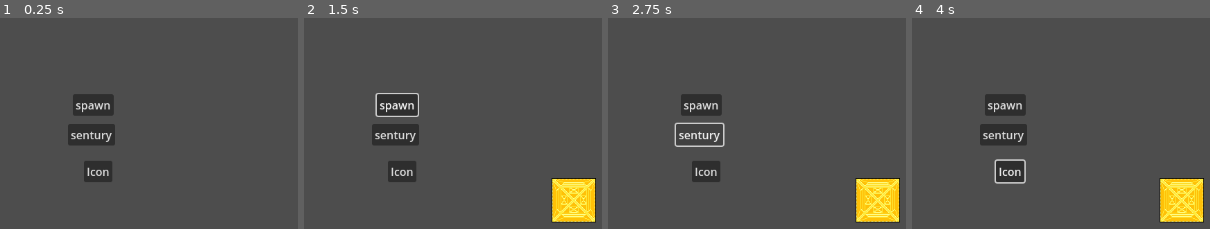
Above: before the commit, frames 1-4 (left to right).
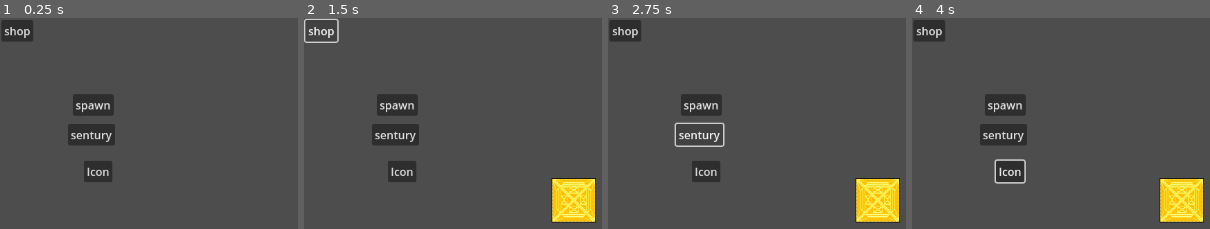
Above: after the commit, the same moments.

Repository: ender-titan1/GWJ-73
Game: Godot game, scene res://test.tscn
Same seed, same stepped clock (60 frames per second), same inputs: the game is played once before the commit and once after it. This scene is started directly instead of the project's main scene. The engine's default icon, where the game draws it, is replaced by a stand-in: a white triangle on a blue panel in a dark square.
Inputs (mouse positions are in pixels of both pictures, inside the frame that each line leads up to):
- Up to frame 1 (0.25 s): no input
- Up to frame 2 (1.5 s): click "spawn" at 0.5 s; click (321, 30) at 1.25 s, where only the run after the commit has a clickable "shop"
- Up to frame 3 (2.75 s): click "sentury" at 2 s
- Up to frame 4 (4 s): click "Icon" at 2.75 s; tap Enter at 3.5 s; move the mouse to (outside the picture) at 3.52 s; hold D (shift_right) from 3.53 s (still down)

The runs differ from the first frame. In frame 1, 1.0% of the frame differs, in the area x 0-12%, y 0-11%; in frame 2, 0.8%; in frame 3, 1.0%; in frame 4, 1.0%.

Commit message:
started game shop

Diff:
--- /dev/null
+++ b/scenes/game_shop.tscn
@@ -0,0 +1,34 @@
+[gd_scene format=3 uid="uid://de7xoedyb5jdo"]
+
+[node name="GameShop" type="Control"]
+layout_mode = 3
+anchors_preset = 15
+anchor_right = 1.0
+anchor_bottom = 1.0
+grow_horizontal = 2
+grow_vertical = 2
+
+[node name="VBoxContainer" type="VBoxContainer" parent="."]
+layout_mode = 1
+anchors_preset = 15
+anchor_right = 1.0
+anchor_bottom = 1.0
+grow_horizontal = 2
+grow_vertical = 2
+
+[node name="ColorRect" type="ColorRect" parent="VBoxContainer"]
+custom_minimum_size = Vector2(0, 40)
+layout_mode = 2
+color = Color(0.370364, 0.370364, 0.370364, 1)
+
+[node name="HBoxContainer" type="HBoxContainer" parent="VBoxContainer/ColorRect"]
+layout_mode = 1
+anchors_preset = 15
+anchor_right = 1.0
+anchor_bottom = 1.0
+grow_horizontal = 2
+grow_vertical = 2
+
+[node name="Button" type="Button" parent="VBoxContainer/ColorRect/HBoxContainer"]
+layout_mode = 2
+text = "shop"
--- a/test.tscn
+++ b/test.tscn
@@ -30,6 +30,14 @@
 offset_bottom = 237.0
 text = "Icon"
 
+[node name="Button4" type="Button" parent="."]
+offset_left = 2.0
+offset_top = 3.0
+offset_right = 48.0
+offset_bottom = 34.0
+text = "shop"
+
 [connection signal="pressed" from="Button" to="." method="_on_button_pressed"]
 [connection signal="pressed" from="Button2" to="." method="_on_button_2_pressed"]
 [connection signal="pressed" from="Button3" to="." method="_on_button_3_pressed"]
+[connection signal="pressed" from="Button4" to="." method="_on_button_4_pressed"]
